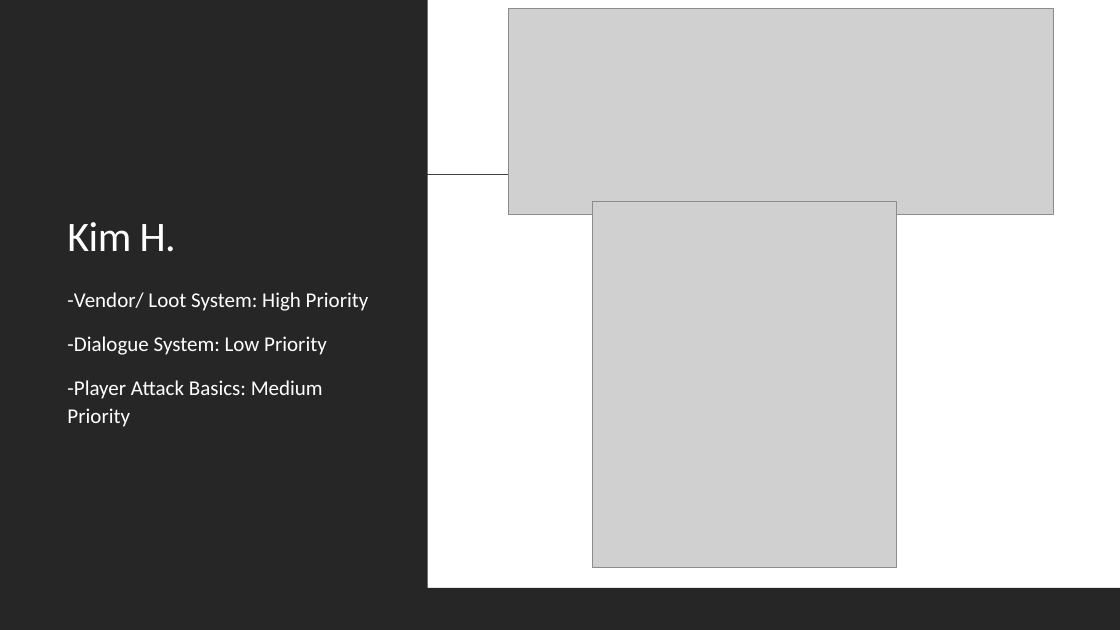
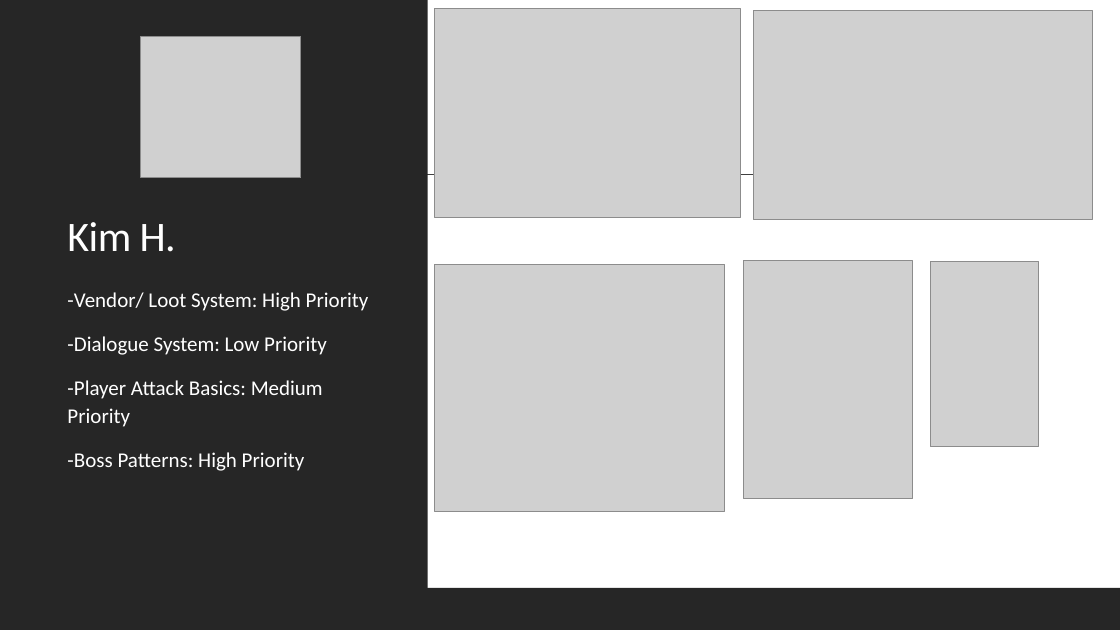
Before and after one commit to Room-4-Studios/Tower-of-Annihilation, a slide deck: slide 13 of docs/SA_Presentation.pptx. Drawn at 1120x630 pixels with LibreOffice and Linux fonts; fonts in the diff are those of the drawing; grey boxes stand for pictures. Boxes give left, top, right and bottom in pixels: in the first picture for what was removed or moved away, otherwise in the second. Text is boxed around its words. In the diff, an @@ line names an element or a change of style, - is before the commit and + after.

```diff
--- a/docs/SA_Presentation.pptx
+++ b/docs/SA_Presentation.pptx
@@ picture added at [434,8,740,218] @@
@@ picture removed at [508,8,1053,214] @@
@@ picture added at [753,11,1092,220] @@
@@ picture added at [141,36,302,177] @@
@@ picture removed at [592,202,897,568] @@
@@ picture added at [435,265,725,512] @@
@@ picture added at [744,260,913,498] @@
@@ picture added at [930,261,1038,447] @@
@@ text at [67,452,305,471]: paragraph added @@
+-Boss Patterns: High Priority
```
Also in this commit, not shown: 11 other slides changed, 1 slide removed.
